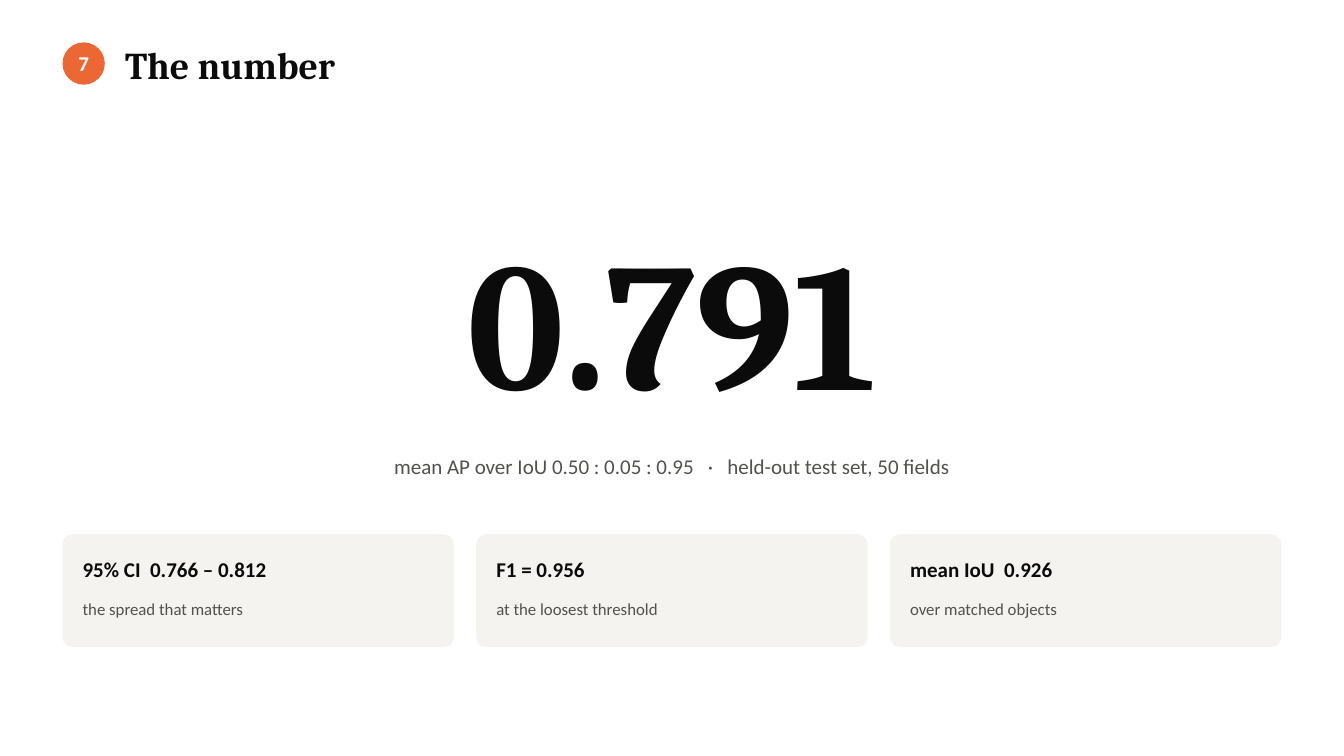
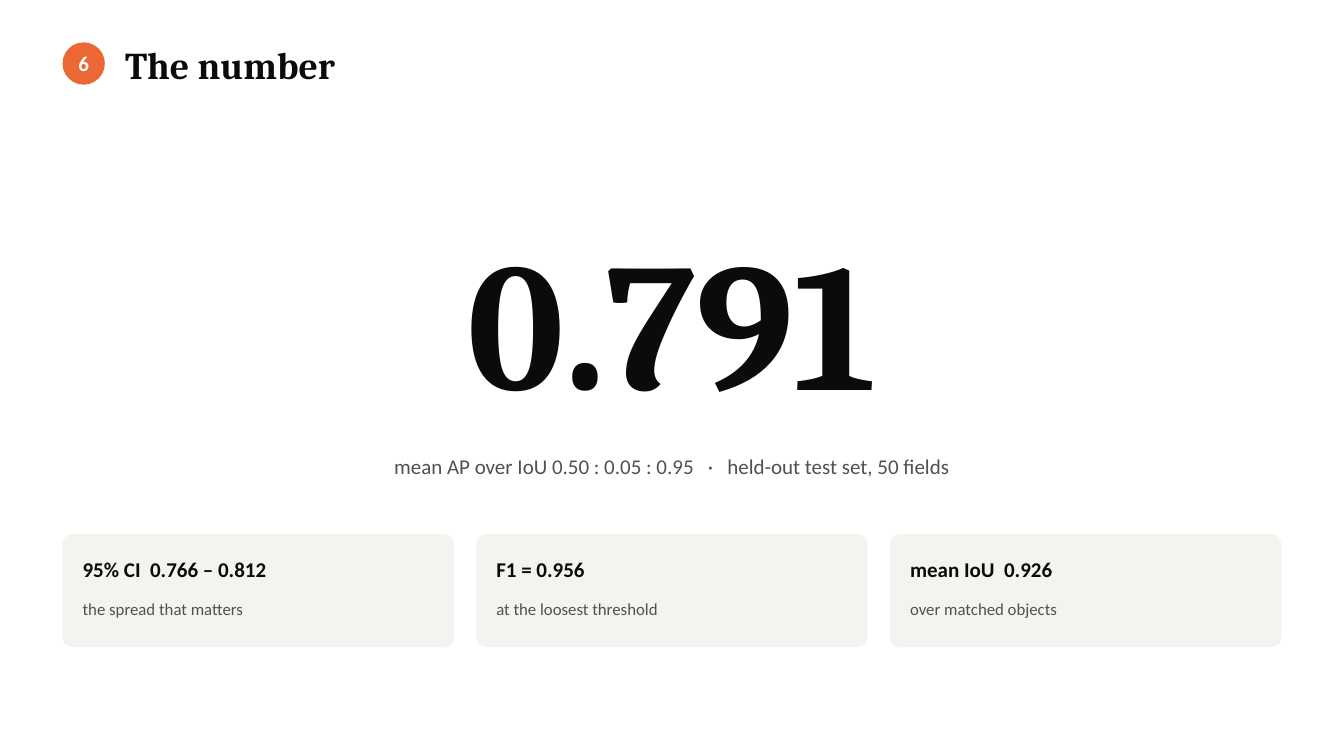
Before and after one commit to Tejas-Sukesh/bbbc039-nuclei-segmentation, a slide deck: slide 6 of nuclei_segmentation_talk.pptx (slide 7 before the commit). Drawn at 1344x756 pixels with LibreOffice and Linux fonts; fonts in the diff are those of the drawing. Boxes give left, top, right and bottom in pixels: in the first picture for what was removed or moved away, otherwise in the second. Text is boxed around its words. In the diff, an @@ line names an element or a change of style, - is before the commit and + after.

```diff
--- a/nuclei_segmentation_talk.pptx
+++ b/nuclei_segmentation_talk.pptx
@@ text at [78,56,89,71]: text changed @@
-7
+6
```
Also in this commit, not shown: 10 other slides changed, 1 slide added, 2 slides removed, 3 other files.
